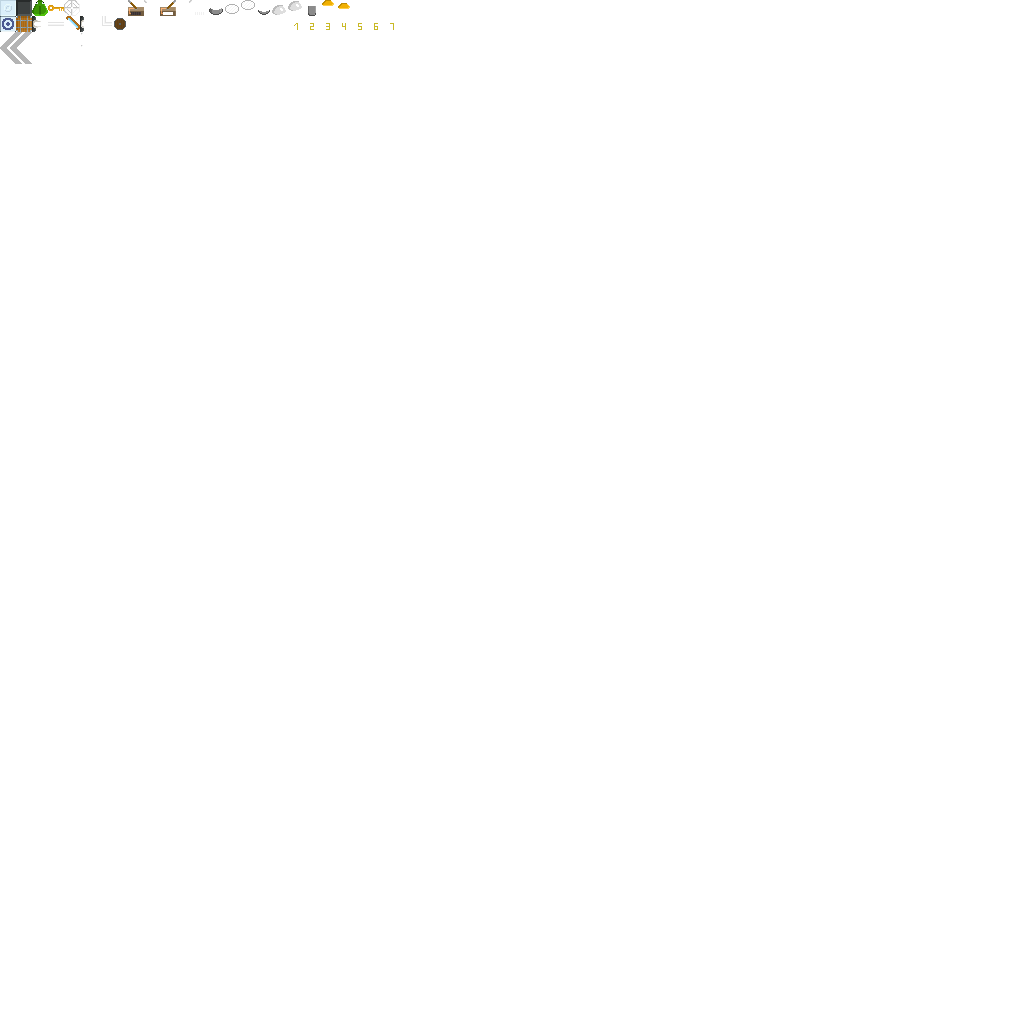
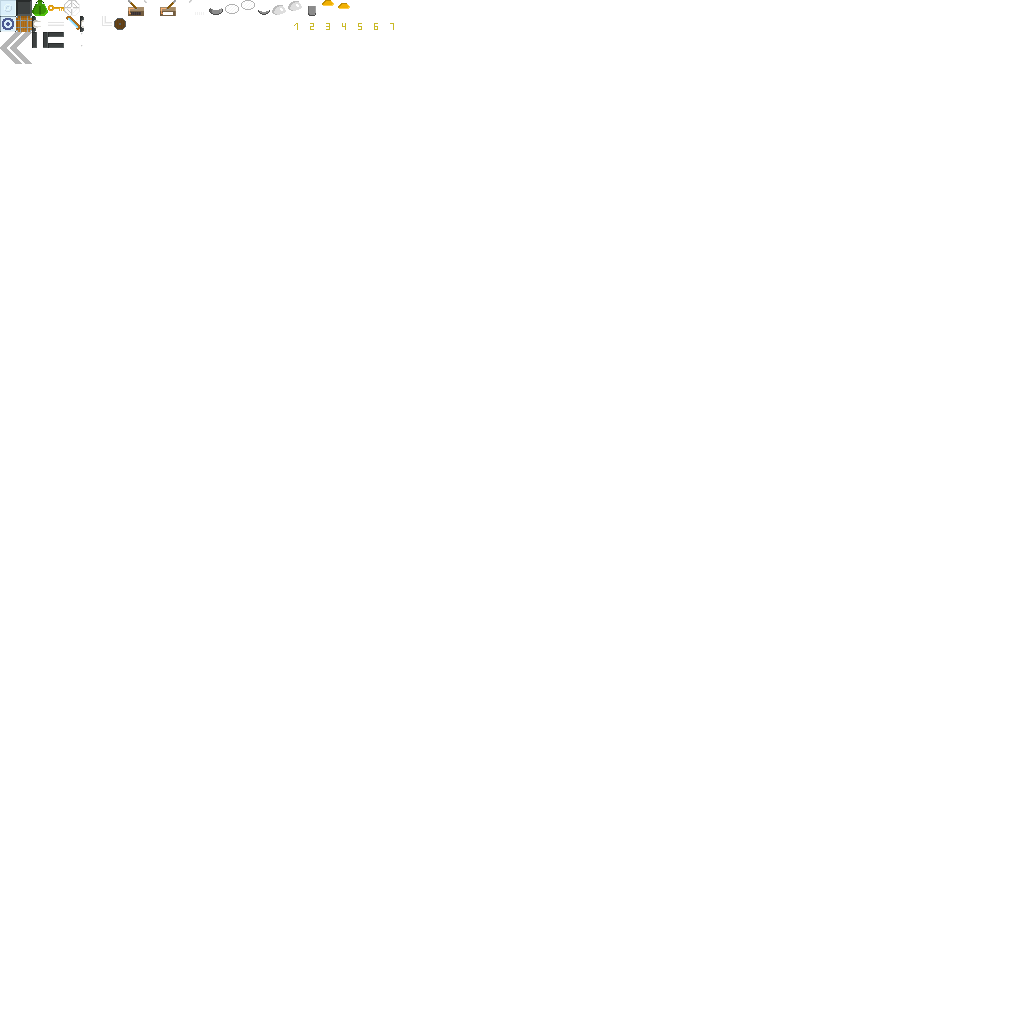
The second 1024 x 1024 image is a revision of the first. Changes to its layers:
painted on "Wall" over [32, 32, 64, 48]
